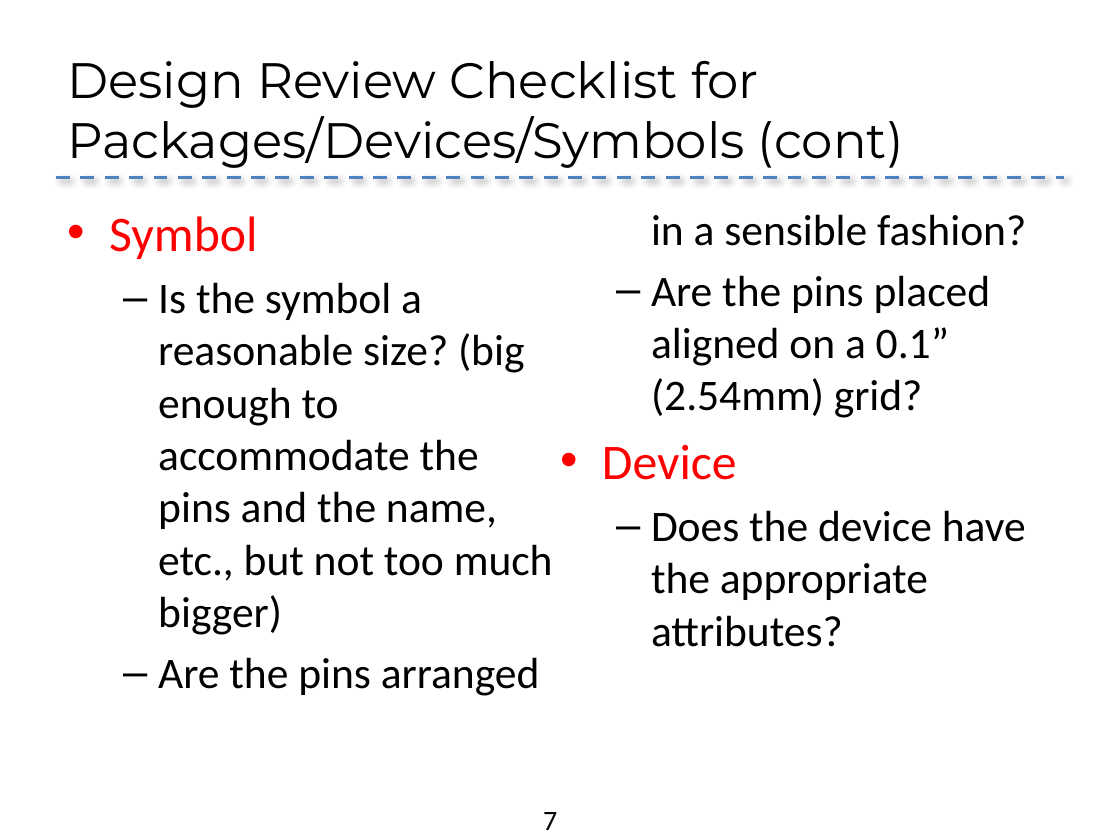
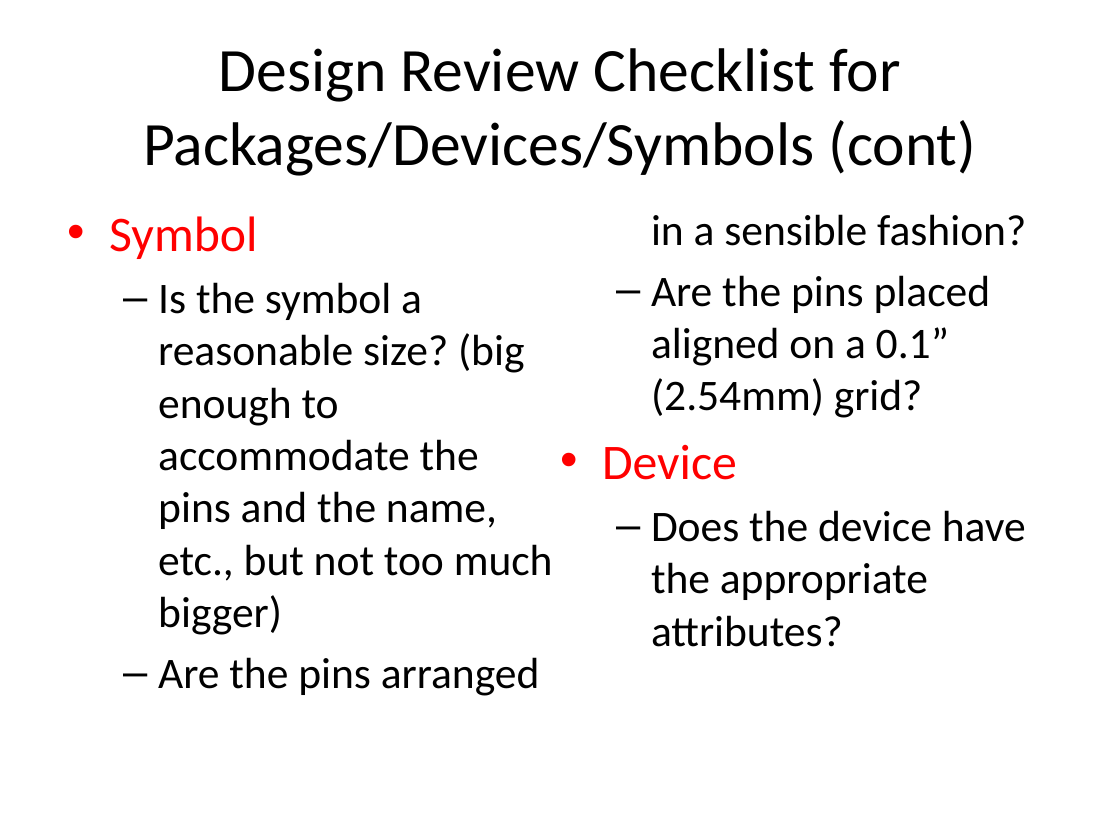
Before and after one commit to NVSL/QuadClass-Resources, a slide deck: slide 7 of Lecture Slides/05-Design Reviews.pptx. Drawn at 1120x840 pixels with LibreOffice and Linux fonts; fonts in the diff are those of the drawing; background and template pictures are left out. Boxes give left, top, right and bottom in pixels: in the first picture for what was removed or moved away, otherwise in the second. Text is boxed around its words. In the diff, an @@ line names an element or a change of style, - is before the commit and + after.

```diff
--- a/Lecture Slides/05-Design Reviews.pptx
+++ b/Lecture Slides/05-Design Reviews.pptx
@@ title "Design Review Checklist for Packages/Devices/Symbols ..." at [143,48,976,176]: size 32 to 39.6 pt, font Montserrat to Calibri; alignment left to centre; vertical alignment bottom to middle @@
@@ line removed from (56, 177) to (1064, 177) @@
@@ page number removed at [543,812,557,830] @@
-7
```
Also in this commit, not shown: 7 other slides changed, 1 slide added, 2 slides removed, 6 other files.
